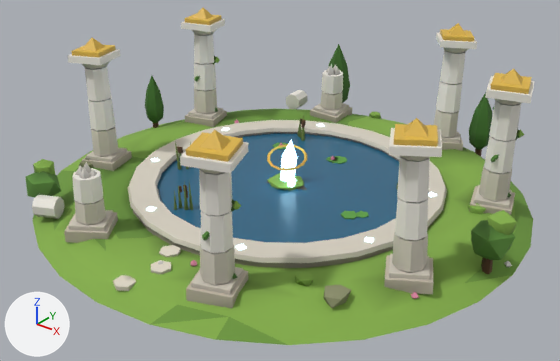
Two versions of the glTF model public/models/nw_mirror_lake.glb, one commit apart.
The view is the same before and after, from a 50 mm lens placed at (1.389, -1.773, 1.139), pointed at (0.031, -0.075, 0.086). The lights are fixed; the arrows at lower left show +X, +Y and +Z. The older version comes first.

Script lines for the objects in view, before the commit:
```python
ob_nw_mirror_lake = bpy.data.objects.new('nw_mirror_lake', me_nw_mirror_lake)
ob_nw_mirror_lake.location = (0.0, 0.0, 0.0)
```
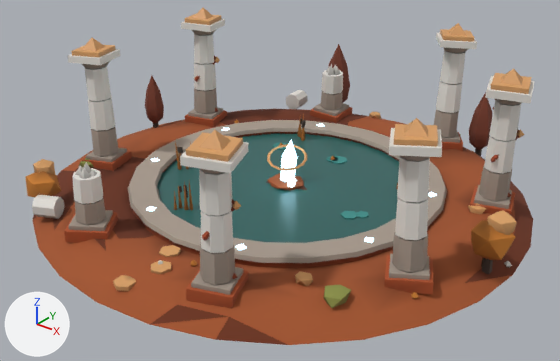
Where the change shows, as pixel boxes [x1, y1, x2, y2] in the pictures (560 x 361 px):
'nw_mirror_lake', surface changed
    both: [25, 8, 533, 345]

Edits to the bpy script that builds the scene:
```text
Change mat_grass:
    where n2 = _N.new('ShaderNodeMix'); n2.name = 'Mix'
    n2.inputs[7].default_value: (0.238, 0.434, 0.0685, 1.0) -> (0.371, 0.0908, 0.0252, 1.0)  # 'B', green #86b04a -> 'B', brown #a4552c
Change mat_grass_dark:
    where n2 = _N.new('ShaderNodeMix'); n2.name = 'Mix'
    n2.inputs[7].default_value: (0.159, 0.323, 0.0482, 1.0) -> (0.156, 0.0319, 0.00972, 1.0)  # 'B', green #6f9a3e -> 'B', brown #6e3219
Change mat_water:
    where n2 = _N.new('ShaderNodeMix'); n2.name = 'Mix'
    n2.inputs[7].default_value: (0.0497, 0.292, 0.521, 1.0) -> (0.0497, 0.275, 0.254, 1.0)  # 'B', blue #3f93bf -> 'B', cyan #3f8f8a
Change mat_stone:
    where n2 = _N.new('ShaderNodeMix'); n2.name = 'Mix'
    n2.inputs[7].default_value: (0.584, 0.521, 0.423, 1.0) -> (0.462, 0.0908, 0.0242, 1.0)  # 'B', light grey #c9bfae -> 'B', orange #b5552b
Change mat_marble_shade:
    where n2 = _N.new('ShaderNodeMix'); n2.name = 'Mix'
    n2.inputs[7].default_value: (0.694, 0.644, 0.546, 1.0) -> (0.397, 0.328, 0.27, 1.0)  # 'B', pale yellow #d9d2c3 -> 'B', grey #a99b8e
Change mat_foliage_light:
    where n2 = _N.new('ShaderNodeMix'); n2.name = 'Mix'
    n2.inputs[7].default_value: (0.238, 0.434, 0.0685, 1.0) -> (0.694, 0.352, 0.133, 1.0)  # 'B', green #86b04a -> 'B', orange #d9a066
Change mat_stone_light:
    where n2 = _N.new('ShaderNodeMix'); n2.name = 'Mix'
    n2.inputs[7].default_value: (0.761, 0.701, 0.584, 1.0) -> (0.694, 0.352, 0.133, 1.0)  # 'B', pale yellow #e2dac9 -> 'B', orange #d9a066
Change mat_foliage_dark:
    where n2 = _N.new('ShaderNodeMix'); n2.name = 'Mix'
    n2.inputs[7].default_value: (0.0497, 0.156, 0.0232, 1.0) -> (0.188, 0.0467, 0.0242, 1.0)  # 'B', dark green #3f6e2a -> 'B', brown #783d2b
Change mat_foliage:
    where n2 = _N.new('ShaderNodeMix'); n2.name = 'Mix'
    n2.inputs[7].default_value: (0.105, 0.262, 0.0423, 1.0) -> (0.571, 0.198, 0.0252, 1.0)  # 'B', green #5b8c3a -> 'B', orange #c77b2c
```
